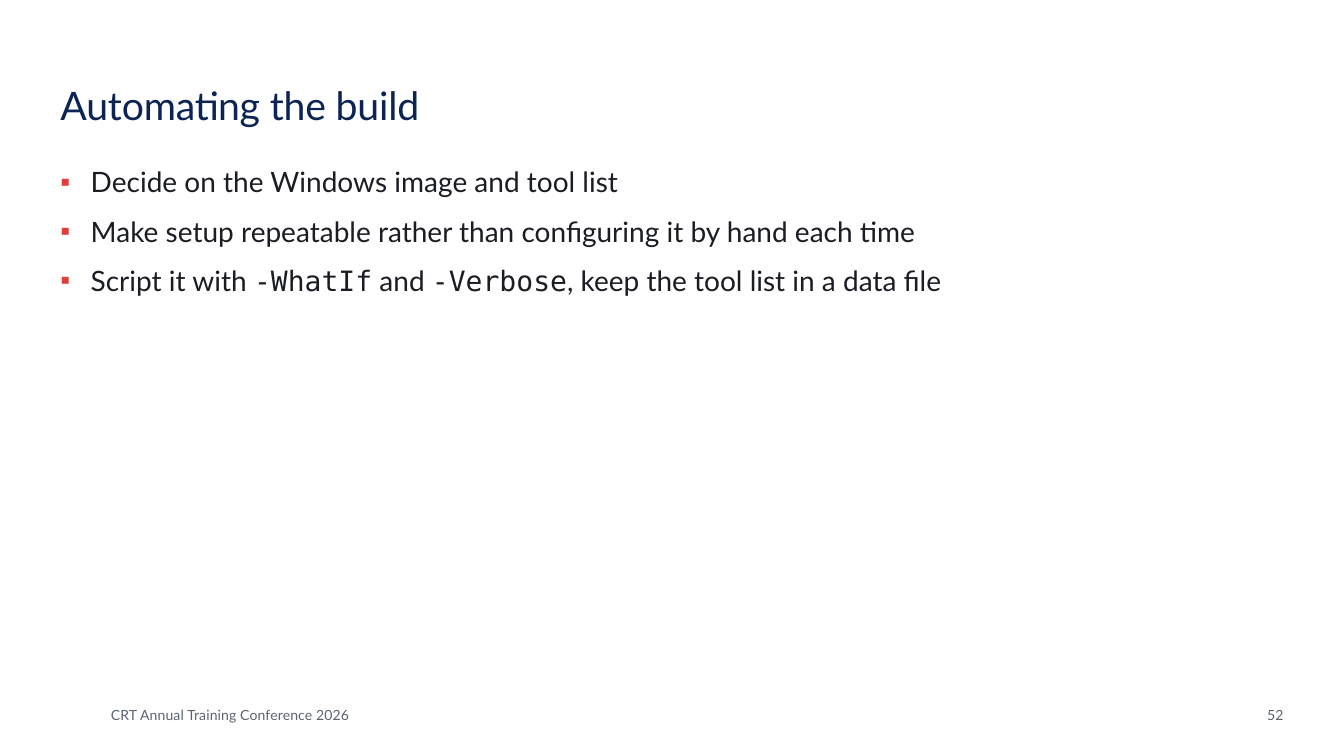
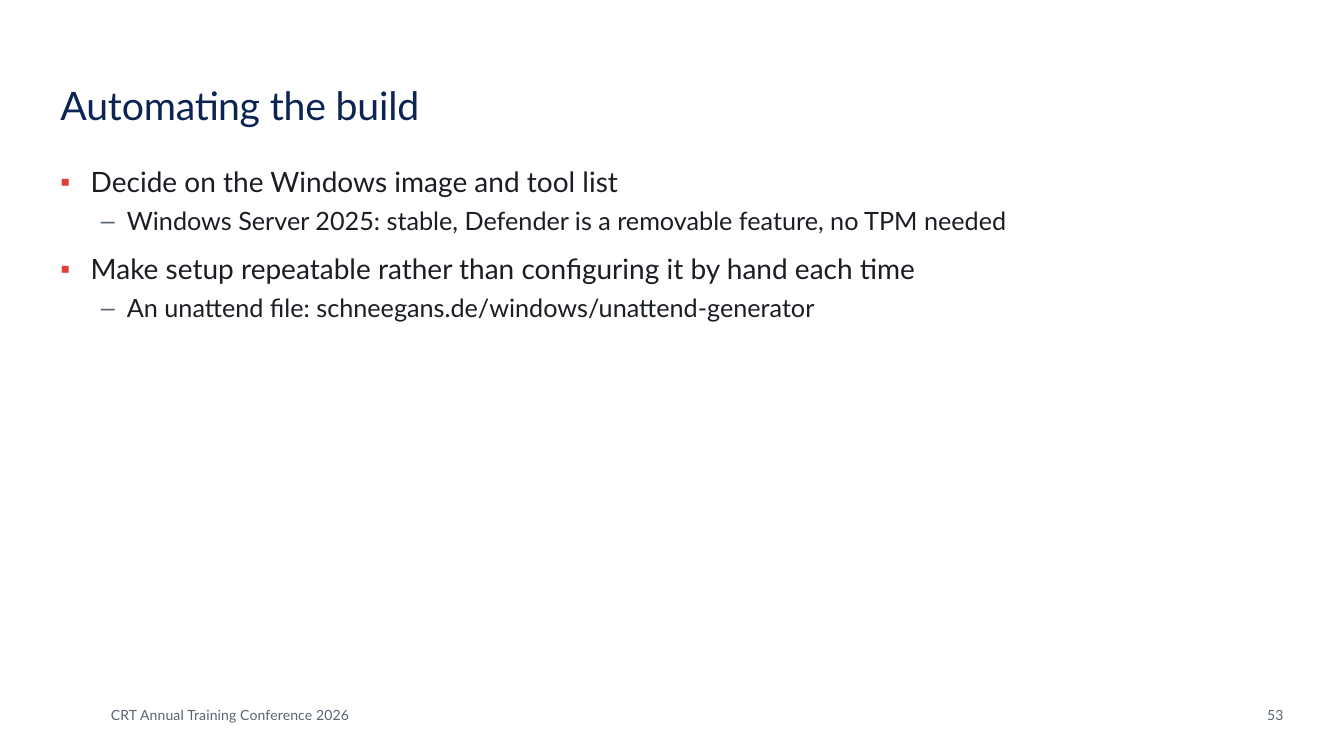
Before and after one commit to dzampino/crt-essentials-2026, a slide deck: slide 53 of docs/files/crt-essentials.pptx (slide 52 before the commit). Drawn at 1344x756 pixels with LibreOffice and Linux fonts; fonts in the diff are those of the drawing; background and template pictures are left out. Boxes give left, top, right and bottom in pixels: in the first picture for what was removed or moved away, otherwise in the second. Text is boxed around its words. In the diff, an @@ line names an element or a change of style, - is before the commit and + after.

```diff
--- a/docs/files/crt-essentials.pptx
+++ b/docs/files/crt-essentials.pptx
@@ text at (127,211,1006,233): paragraph added @@
+  – Windows Server 2025: stable, Defender is a removable feature, no TPM needed
@@ text at (127,298,814,322): text changed; size 20 to 18 pt @@
-▪ Script it with -WhatIf and -Verbose, keep the tool list in a data file
+  – An unattend file: schneegans.de/windows/unattend-generator
@@ page number at (1267,710,1283,720): text changed @@
-52
+53
```
Also in this commit, not shown: 14 other slides changed, 2 slides added, 1 slide removed, 27 other files.
